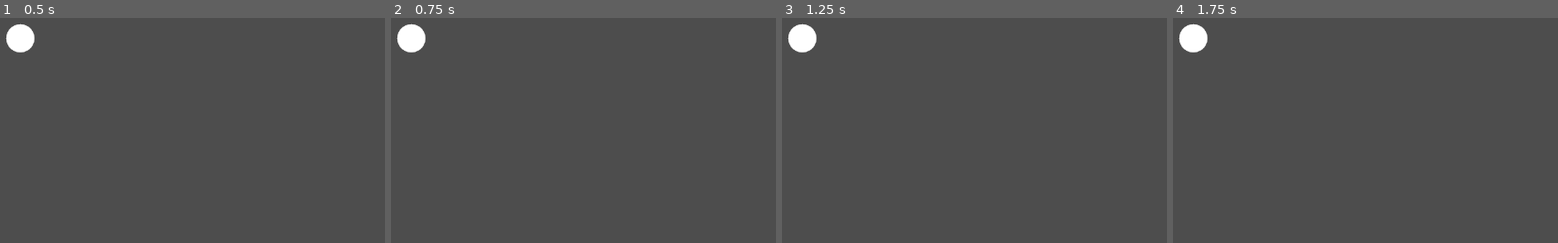
Above: before the commit, frames 1-4 (left to right).
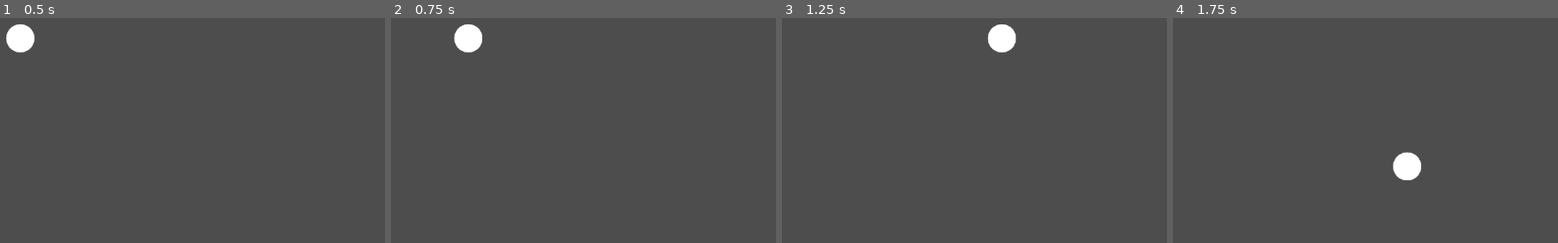
Above: after the commit, the same moments.

Repository: cty012/terror-on-the-tracks-demo
Game: Godot game, scene res://scenes/game.tscn
The game is run twice, just before and just after one commit, with the same random seed, the same clock (stepped at 60 frames per second) and the same inputs. The project has no main scene, so this scene is started directly.
Inputs:
- Up to frame 1 (0.5 s): no input
- Up to frame 2 (0.75 s): tap Enter at 0.5 s; hold D from 0.53 s (still down)
- Up to frame 3 (1.25 s): keep holding D
- Up to frame 4 (1.75 s): release D at 1.28 s; hold S from 1.28 s (still down)

Frame 1 is identical in both runs. In frame 2, 1.5% of the frame differs, in the area x 1-24%, y 2-16%; in frame 3, 1.5%, in the area x 1-61%, y 2-16%; in frame 4, 1.5%.

Commit message:
player movement

Diff:
--- a/scenes/game.tscn
+++ b/scenes/game.tscn
@@ -1,17 +1,22 @@
-[gd_scene load_steps=3 format=3 uid="uid://dm21nbrg6aclu"]
+[gd_scene load_steps=5 format=3 uid="uid://dm21nbrg6aclu"]
 
 [ext_resource type="Script" path="res://scripts/controllers/player_controller.gd" id="1_0bvfg"]
+[ext_resource type="Script" path="res://scripts/systems/input_system.gd" id="1_nh1b4"]
+[ext_resource type="Script" path="res://scripts/systems/event_system.gd" id="2_c3i0d"]
+[ext_resource type="Script" path="res://scripts/systems/ui_system.gd" id="3_px7o7"]
 
-[sub_resource type="ImageTexture" id="ImageTexture_4y24u"]
+[node name="scene" type="Node2D"]
 
-[node name="main" type="Node2D"]
+[node name="event_system" type="Node" parent="."]
+script = ExtResource("2_c3i0d")
+
+[node name="ui_system" type="Node" parent="."]
+script = ExtResource("3_px7o7")
+
+[node name="input_system" type="Node" parent="."]
+script = ExtResource("1_nh1b4")
 
 [node name="camera" type="Camera2D" parent="."]
 
-[node name="player" type="CharacterBody2D" parent="."]
+[node name="player" type="Sprite2D" parent="."]
 script = ExtResource("1_0bvfg")
-
-[node name="body" type="Sprite2D" parent="player"]
-texture = SubResource("ImageTexture_4y24u")
-
-[node name="Node" type="Node" parent="."]
--- a/scripts/controllers/player_controller.gd
+++ b/scripts/controllers/player_controller.gd
@@ -1,13 +1,34 @@
-extends CharacterBody2D
+extends Sprite2D
+
+var util_texture = preload("res://scripts/common/texture.gd").new()
 
 
-var texture = load("res://scripts/common/texture.gd").new()
+var movement_listener := 0
+var speed := 500.0
 
+func on_movement(event):
+    var displacement := Vector2.ZERO
+    for direction in event["directions"]:
+        if direction == "up":
+            displacement.y -= 1.0
+        elif direction == "left":
+            displacement.x -= 1.0
+        elif direction == "down":
+            displacement.y += 1.0
+        elif direction == "right":
+            displacement.x += 1.0
+    self.position += displacement.normalized() * speed * event["_delta"]
 
 # Called when the node enters the scene tree for the first time.
 func _ready() -> void:
-    self.get_node("body").texture = texture.create_white_circle_texture(50)
+    var event_system = $"/root/scene/event_system"
 
+    self.texture = util_texture.create_white_circle_texture(50)
+    movement_listener = event_system.add_listener("input::movement", on_movement)
+
+func _exit_tree():
+    var event_system = $"/root/scene/event_system"
+    event_system.remove_listener(movement_listener)
 
 # Called every frame. 'delta' is the elapsed time since the previous frame.
 func _process(delta: float) -> void:
--- /dev/null
+++ b/scripts/systems/event_system.gd
@@ -0,0 +1,44 @@
+extends Node
+## System: Event
+## Description: Manages listening and emitting events.
+##
+## Events are useful for decoupling systems and controllers. To listen
+## to a event:
+## > func callback(event):
+## >     # process the event
+## > listener_id = event_system.add_listener("event-type", callback)
+##
+## To stop listening to an event:
+## > event_system.remove_listener(listener_id)
+##
+## To emit an event:
+## > event_system.emit("event-type", event)
+
+
+var listeners := {}
+var listener_id_counter := 0  # Starts from 1
+var listener_map := {}
+
+func emit(event_type: String, event):
+    if event_type in listeners:
+        for listener_id in listeners[event_type].keys():
+            listeners[event_type][listener_id].call(event)
+
+func add_listener(event_type: String, callback: Callable) -> int:
+    listener_id_counter += 1
+    if event_type not in listeners:
+        listeners[event_type] = {}
+    listeners[event_type][listener_id_counter] = callback
+    listener_map[listener_id_counter] = event_type
+    return listener_id_counter
+
+func remove_listener(listener_id: int):
+    # 0 is not used
+    if listener_id == 0:
+        return
+
+    if listener_id in listener_map:
+        var event_type = listener_map[listener_id]
+        if event_type in listeners and listener_id in listeners[event_type]:
+            listeners[event_type].erase(listener_id)
+        listener_map.erase(listener_id)
--- /dev/null
+++ b/scripts/systems/input_system.gd
@@ -0,0 +1,38 @@
+extends Node
+
+
+# Dictionary storing custom key bindings
+var key_bindings := {
+    "movement": {
+        "up": KEY_W,
+        "left": KEY_A,
+        "down": KEY_S,
+        "right": KEY_D,
+    }
+}
+
+func detect_movement(_delta):
+    var event_system = $"/root/scene/event_system"
+
+    var directions := []
+    for direction in key_bindings["movement"]:
+        if Input.is_key_pressed(key_bindings["movement"][direction]):
+            directions.append(direction)
+
+    ## Cannot move in opposite directions
+    if "up" in directions and "down" in directions:
+        directions.erase("up")
+        directions.erase("down")
+    if "left" in directions and "right" in directions:
+        directions.erase("left")
+        directions.erase("right")
+
+    if not directions.is_empty():
+        event_system.emit("input::movement", {
+                "directions": directions,
+                "_delta": _delta
+            })
+
+# Called every frame. 'delta' is the elapsed time since the previous frame.
+func _process(_delta: float) -> void:
+    detect_movement(_delta)
--- /dev/null
+++ b/scripts/systems/ui_system.gd
@@ -0,0 +1,7 @@
+extends Node
+
+
+var is_enabled := false
+
+func pause():
+    pass
Not shown, changed: .gitignore
